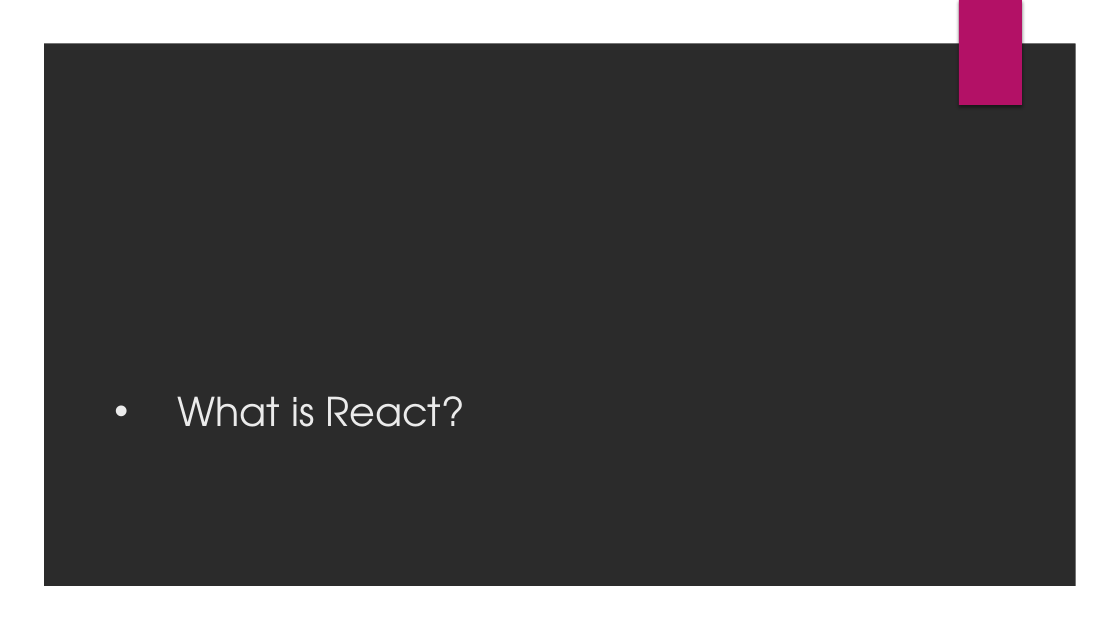
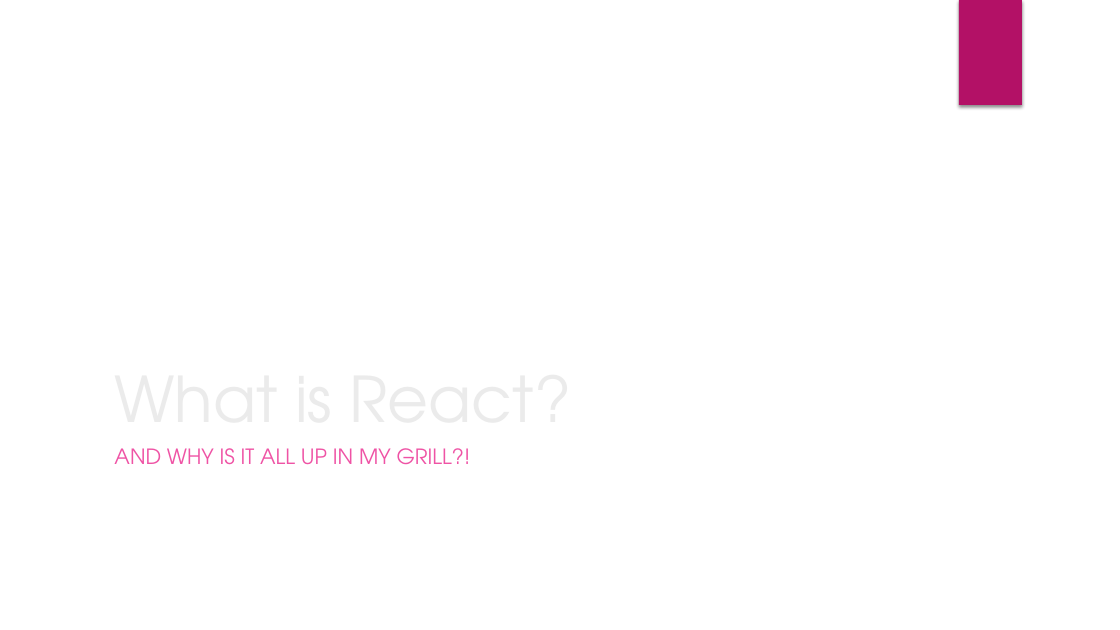
Before and after one commit to adelamodwala/reactDemo, a slide deck: slide 3 of presentation.pptx (slide 2 before the commit). Drawn at 1120x630 pixels with LibreOffice and Linux fonts; fonts in the diff are those of the drawing; background and template pictures are left out; a plain dark background stands for a picture behind light text. Boxes give left, top, right and bottom in pixels: in the first picture for what was removed or moved away, otherwise in the second. Text is boxed around its words. In the diff, an @@ line names an element or a change of style, - is before the commit and + after.

Commit message:
Update presentation, fix title

```diff
--- a/presentation.pptx
+++ b/presentation.pptx
@@ freeform shape removed at box(0, 0, 1120, 630) @@
@@ title "What is React?" at box(114, 448, 572, 451): size 34 to 54 pt; bullet • to none @@
@@ subtitle added at box(114, 448, 471, 464), 18 pt, text #EF53A5 @@
+AND WHY IS IT ALL UP IN MY GRILL?!
```
Also in this commit, not shown: 5 slides added, 2 other files.
